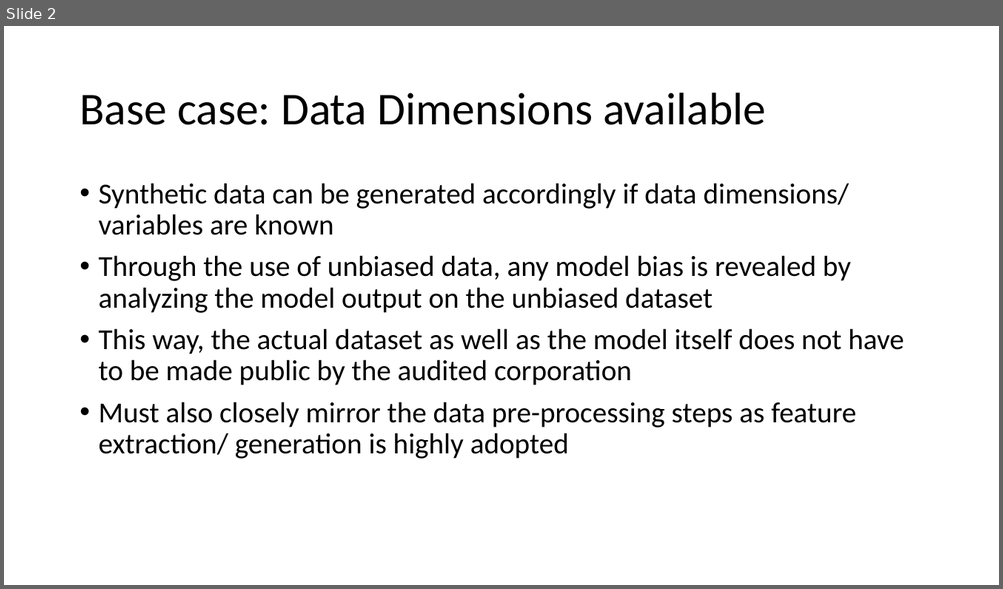
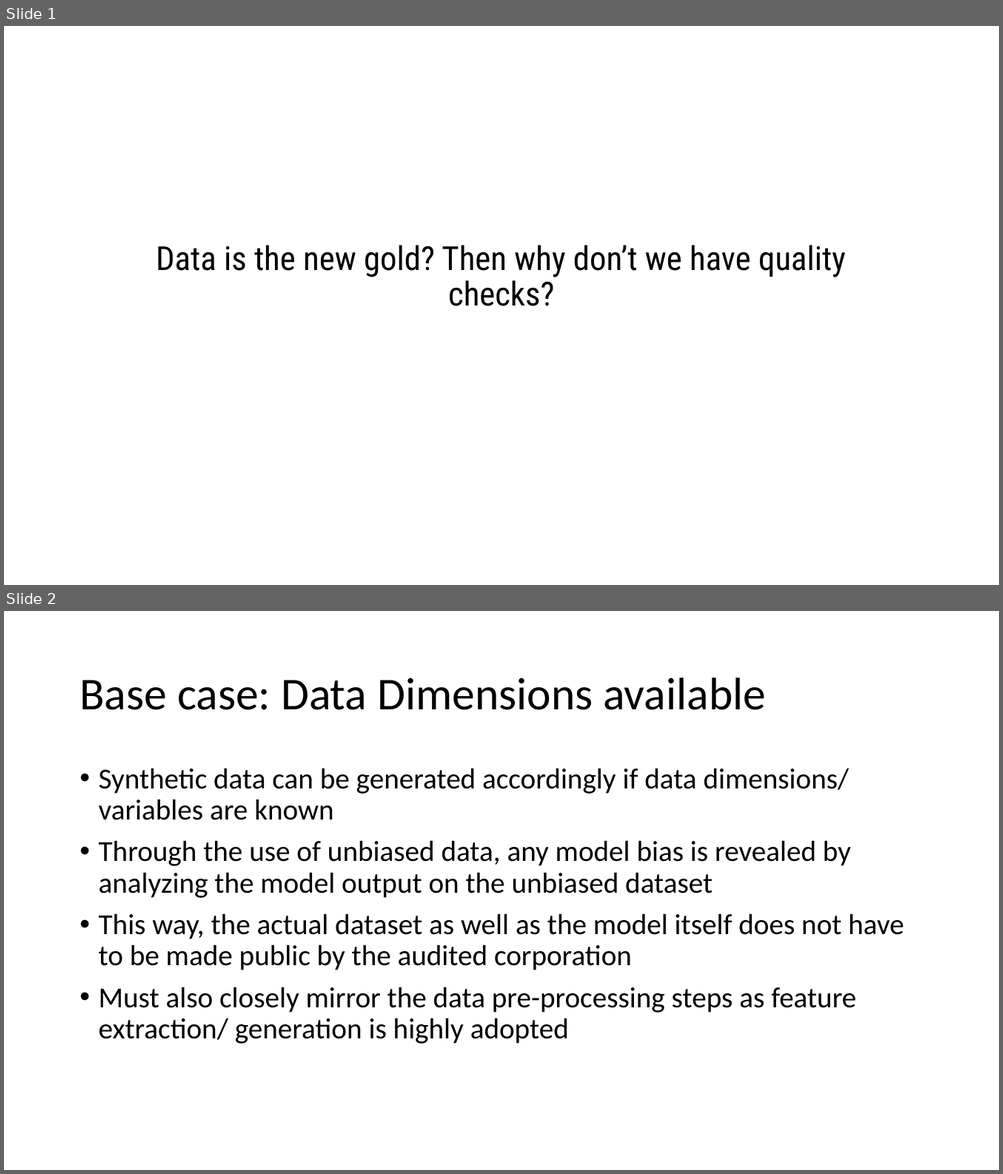
Before and after one commit to jonathanswagner/ML-Bias, a slide deck: BiasML.pptx. Shown one above the other, each under a label of ours: slide 2 before the commit, slides 1 and 2 after it. The pictures are 1003x589 and 1003x1174 pixels, drawn with LibreOffice and Linux fonts; fonts in the diff are those of the drawing. Boxes give left, top, right and bottom in pixels: in the first picture for what was removed or moved away, otherwise in the second. Text is boxed around its words. In the diff, an @@ line names an element or a change of style, - is before the commit and + after.

Commit message:
changed ppt

```diff
--- a/BiasML.pptx
+++ b/BiasML.pptx
@@ slide 1 added at (4, 26, 999, 585), background #FFFFFF @@
@@ subtitle added at (156, 245, 845, 306), 32 pt, text #000000 @@
+Data is the new gold? Then why don’t we have quality checks?
```
Also in this commit, not shown: 1 slide removed.
